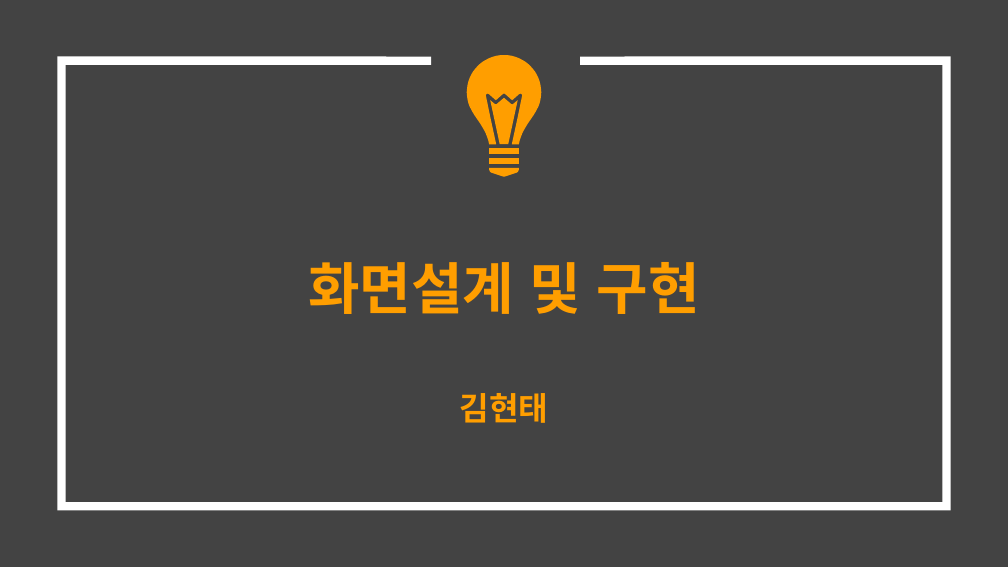
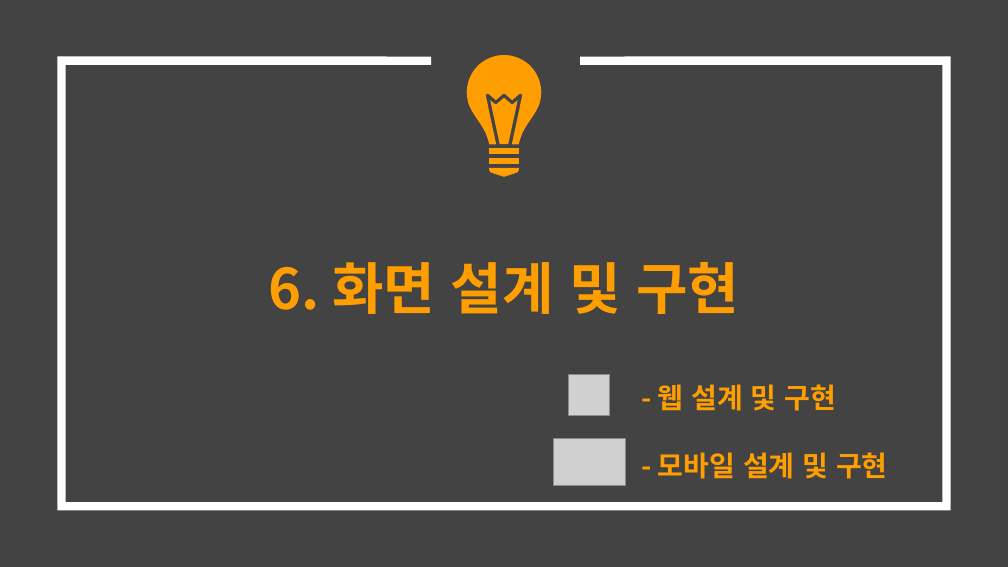
Before and after one commit to hhsw07/ezen-academy-projects, a slide deck: slide 16 of 0 발표용 파워포인트/0529 4차발표/0529 project06 - 파워포인트 종합.pptx (slide 20 before the commit). Drawn at 1008x567 pixels with LibreOffice and Linux fonts; fonts in the diff are those of the drawing; grey boxes stand for pictures. Boxes give left, top, right and bottom in pixels: in the first picture for what was removed or moved away, otherwise in the second. Text is boxed around its words. In the diff, an @@ line names an element or a change of style, - is before the commit and + after.

```diff
--- a/0 발표용 파워포인트/0529 4차발표/0529 project06 - 파워포인트 종합.pptx
+++ b/0 발표용 파워포인트/0529 4차발표/0529 project06 - 파워포인트 종합.pptx
@@ title at [268,262,740,314]: text changed @@
-화면설계 및 구현
-김현태
+6. 화면 설계 및 구현
@@ picture added at [569,374,610,415] @@
@@ text added at [658,384,888,479], 20 pt, text #FF9E00, bold @@
+- 웹 설계 및 구현
+- 모바일 설계 및 구현
@@ picture added at [553,438,625,486] @@
```
Also in this commit, not shown: 2 other slides changed, 19 slides added, 18 slides removed, 22 other files.
